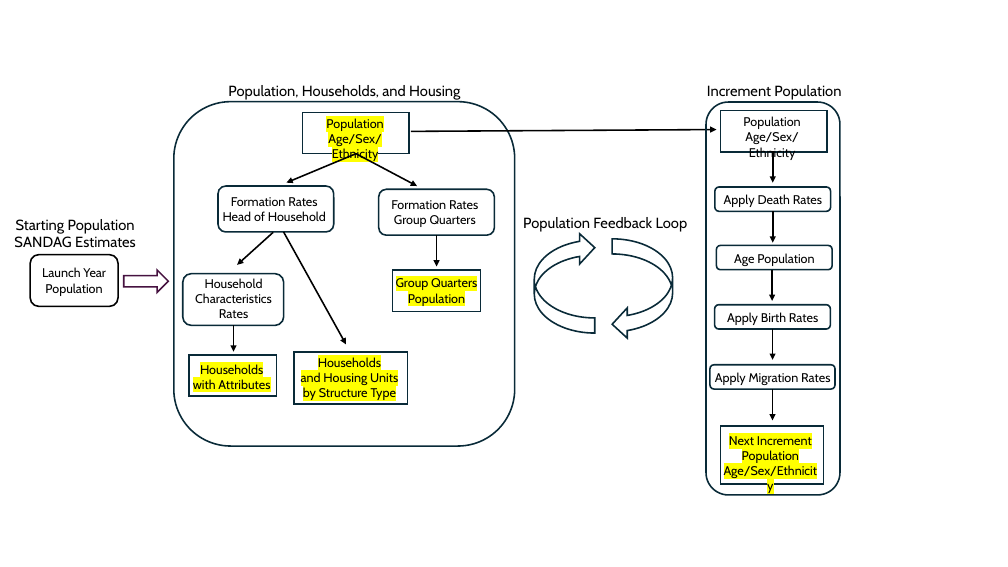
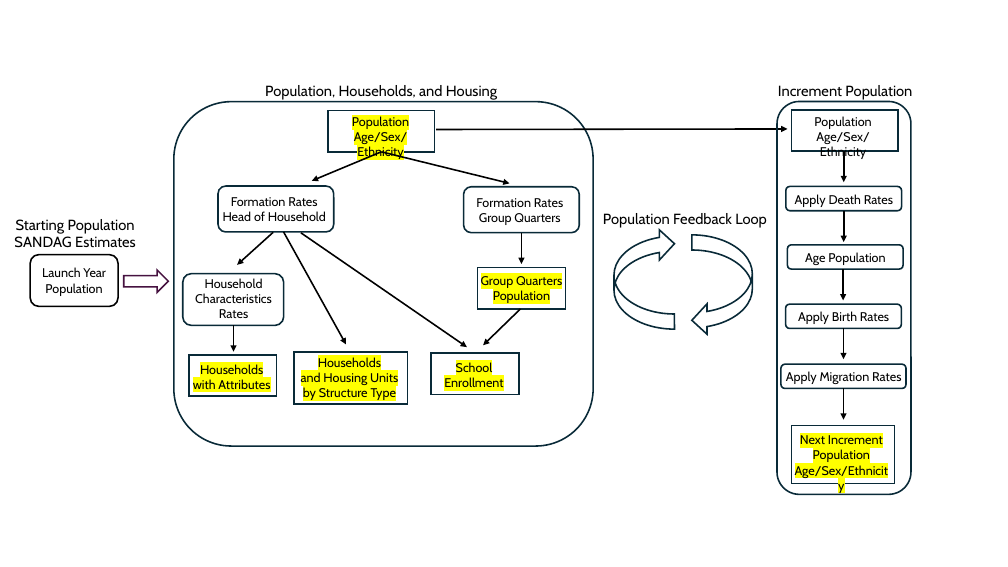
Before and after one commit to SANDAG/Cohort-Component-Model, a slide deck: slide 1 of wiki/images/Wiki Figures.pptx. Drawn at 1008x567 pixels with LibreOffice and Linux fonts; fonts in the diff are those of the drawing. Boxes give left, top, right and bottom in pixels: in the first picture for what was removed or moved away, otherwise in the second. Text is boxed around its words. In the diff, an @@ line names an element or a change of style, - is before the commit and + after.

```diff
--- a/wiki/images/Wiki Figures.pptx
+++ b/wiki/images/Wiki Figures.pptx
@@ text "Population, Households, and Housing": place and size @@
-text "Population, Households, and Housing" at bbox=[228, 85, 460, 100]
+text "Population, Households, and Housing" at bbox=[265, 85, 497, 100]
@@ rounded rectangle: place and size @@
-rounded rectangle at bbox=[174, 101, 515, 446]
+rounded rectangle at bbox=[174, 101, 594, 446]
@@ text "Population Age/Sex/Ethnicity": place and size @@
-text "Population Age/Sex/Ethnicity" at bbox=[326, 118, 383, 162]
+text "Population Age/Sex/Ethnicity" at bbox=[352, 116, 409, 160]
@@ rectangle: place and size @@
-rectangle at bbox=[302, 113, 409, 154]
+rectangle at bbox=[328, 110, 435, 152]
@@ arrow moved from (411, 132) - (717, 129) to (436, 129) - (788, 129) @@
@@ arrow moved from (356, 154) - (287, 183) to (381, 152) - (312, 181) @@
@@ arrow moved from (356, 154) - (417, 186) to (381, 152) - (510, 184) @@
@@ text "Formation Rates Group Quarters": place and size @@
-text "Formation Rates Group Quarters" at bbox=[391, 200, 478, 227]
+text "Formation Rates Group Quarters" at bbox=[476, 198, 563, 225]
@@ arrow added from (301, 233) to (467, 347), #000000 1.5 pt @@
@@ 2 curved down arrows, 1 text: place and size @@
-2 curved down arrows, 1 text at bbox=[523, 217, 688, 339]
+2 curved down arrows, 1 text at bbox=[603, 213, 767, 335]
@@ 1 text, 1 rounded rectangle, 1 arrow, 1 rectangle: place and size @@
-1 text, 1 rounded rectangle, 1 arrow, 1 rectangle at bbox=[379, 189, 495, 312]
+1 text, 1 rounded rectangle, 1 arrow, 1 rectangle at bbox=[464, 187, 579, 309]
@@ arrow added from (521, 309) to (483, 346), #000000 1.5 pt @@
@@ rectangle added at bbox=[431, 353, 519, 395], outline #092A39 1.5 pt @@
@@ text added at bbox=[444, 361, 503, 387], 12 pt, text #000000 @@
+School
+Enrollment
@@ 7 texts, 5 rounded rectangles, 5 arrows, 2 rectangles: place and size @@
-7 texts, 5 rounded rectangles, 5 arrows, 2 rectangles at bbox=[706, 85, 841, 495]
+7 texts, 5 rounded rectangles, 5 arrows, 2 rectangles at bbox=[777, 85, 912, 495]
```
Also in this commit, not shown: 5 other files.
